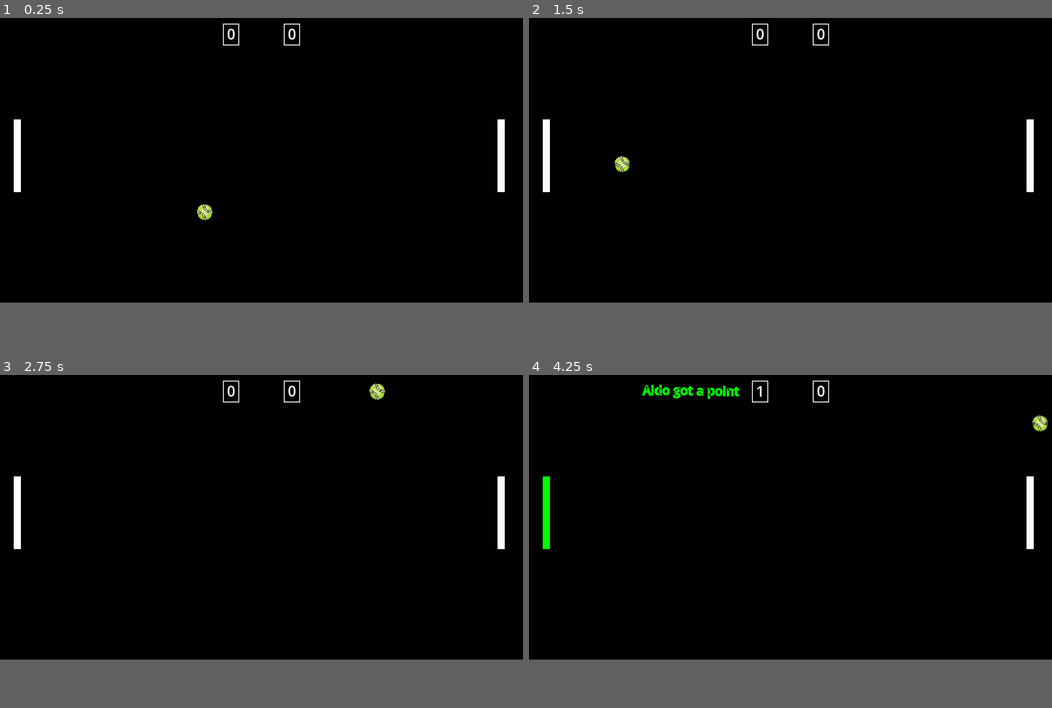
Above: before the commit, frames 1-4 (two rows, left to right).
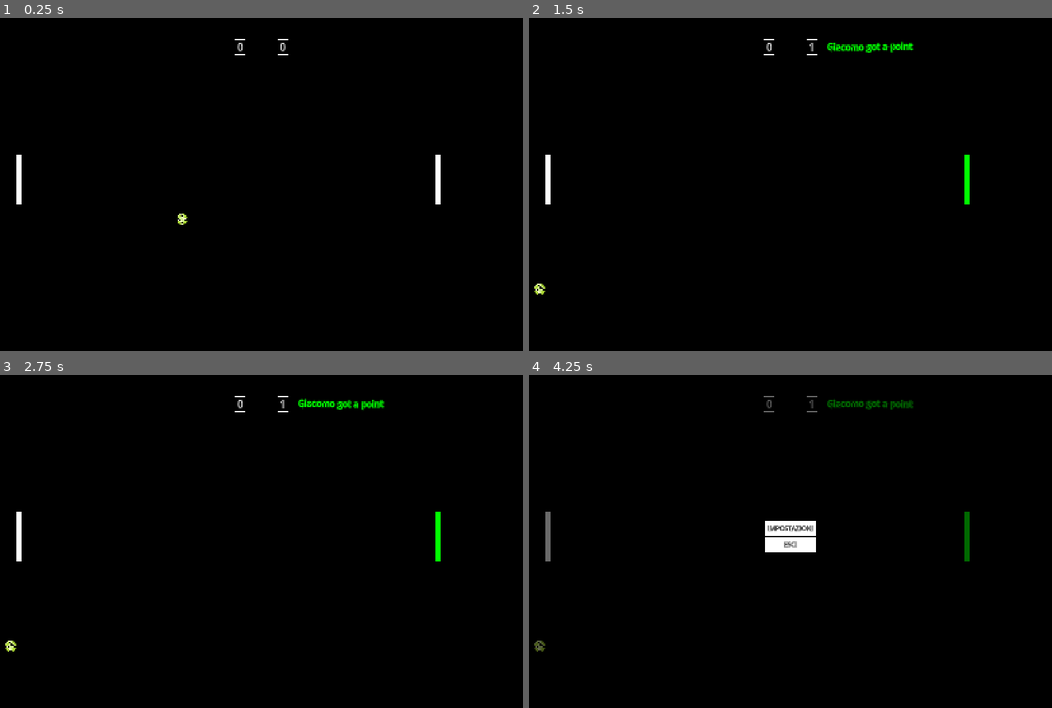
Above: after the commit, the same moments.

Repository: federicocangiotti/pong
Game: Godot game, scene res://src/scenes/gameplay/gameplay.tscn
The game is run twice, just before and just after one commit, with the same random seed, the same clock (stepped at 60 frames per second) and the same inputs. Before the commit the project starts from res://src/scenes/main.tscn.
Inputs:
- Up to frame 1 (0.25 s): no input
- Up to frame 2 (1.5 s): no input
- Up to frame 3 (2.75 s): no input
- Up to frame 4 (4.25 s): tap Escape (MENU, bound only after the commit) at 4.15 s
In our replay, the window is 800x450 before the commit and 800x524 after it. These sizes can differ from the game's own. Grey fills any space a smaller window leaves; there, only what the larger window draws over its background counts as a difference.

The runs differ from the first frame. In frame 1, 1.1% of the frame differs, in the area x 2-97%, y 1-63%; in frame 2, 1.4%; in frame 3, 1.5%; in frame 4, 2.8%, in the area x 1-100%, y 1-84%.

Commit message:
feat: position walls automatically

Diff:
--- a/project.godot
+++ b/project.godot
@@ -22,10 +22,13 @@
 [autoload]
 
 GameManager="*res://src/autoloads/GameManager.gd"
+UIManager="*uid://cfhvqjck14c54"
 
 [display]
 
-window/stretch/mode="viewport"
+window/size/viewport_width=1650
+window/size/viewport_height=1080
+window/stretch/mode="canvas_items"
 window/stretch/aspect="expand"
 
 [dotnet]
@@ -58,6 +61,11 @@
 "events": [Object(InputEventKey,"resource_local_to_scene":false,"resource_name":"","device":-1,"window_id":0,"alt_press …(195 unchanged characters)…
 ]
 }
+MENU={
+"deadzone": 0.2,
+"events": [Object(InputEventKey,"resource_local_to_scene":false,"resource_name":"","device":-1,"window_id":0,"alt_pressed":false,"shift_pressed":false,"ctrl_pressed":false,"meta_pressed":false,"pressed":false,"keycode":0,"physical_keycode":4194305,"key_label":0,"unicode":0,"location":0,"echo":false,"script":null)
+]
+}
 
 [rendering]
 
--- /dev/null
+++ b/src/autoloads/UIManager.gd
@@ -0,0 +1,18 @@
+extends Node
+
+# Dependency injection
+var ui_menu: CanvasLayer = null
+
+
+func _ready():
+	process_mode = Node.PROCESS_MODE_ALWAYS
+
+
+func _input(event):
+	if event.is_action_pressed("MENU"):
+		toggle_pause()
+
+
+func toggle_pause():
+	get_tree().paused = !get_tree().paused
+	ui_menu.visible = !ui_menu.visible
--- a/src/components/player.tscn
+++ b/src/components/player.tscn
@@ -12,6 +12,8 @@
 [node name="CollisionShape2D" type="CollisionShape2D" parent="." unique_id=330649384]
 position = Vector2(8, 0)
 shape = SubResource("RectangleShape2D_vueo4")
+one_way_collision = true
+one_way_collision_direction = Vector2(-1, 0)
 metadata/_edit_lock_ = true
 
 [node name="ColorRect" type="ColorRect" parent="." unique_id=1014186332]
--- /dev/null
+++ b/src/scenes/gameplay/gameplay.gd
@@ -0,0 +1,39 @@
+extends Node2D
+
+@export var wall_thickness: float = 32.0
+
+# Static bodies for the walls and score spots
+@export var top_wall: StaticBody2D
+@export var bottom_wall: StaticBody2D
+@export var score_spot_left: StaticBody2D
+@export var score_spot_right: StaticBody2D
+
+# Shape2D children of the wall and score spot static bodies
+@onready var top_wall_shape := top_wall.get_child(0)
+@onready var bottom_wall_shape := bottom_wall.get_child(0)
+@onready var score_spot_left_shape := score_spot_left.get_child(0)
+@onready var score_spot_right_shape := score_spot_right.get_child(0)
+
+
+func _ready() -> void:
+	get_viewport().size_changed.connect(_position_and_extend_walls)
+
+	await get_tree().process_frame
+	_position_and_extend_walls()
+
+
+func _position_and_extend_walls() -> void:
+	print("ciao")
+	var viewport_size := get_viewport_rect().size
+
+	top_wall.position = Vector2(viewport_size.x / 2.0, 0.0)
+	top_wall_shape.shape.size = Vector2(viewport_size.x, wall_thickness)
+
+	bottom_wall.position = Vector2(viewport_size.x / 2.0, viewport_size.y)
+	bottom_wall_shape.shape.size = Vector2(viewport_size.x, wall_thickness)
+
+	score_spot_left.position = Vector2(0.0, viewport_size.y / 2.0)
+	score_spot_left_shape.shape.size = Vector2(wall_thickness, viewport_size.y)
+
+	score_spot_right.position = Vector2(viewport_size.x, viewport_size.y / 2.0)
+	score_spot_right_shape.shape.size = Vector2(wall_thickness, viewport_size.y)
--- /dev/null
+++ b/src/scenes/gameplay/gameplay.tscn
@@ -0,0 +1,149 @@
+[gd_scene format=3 uid="uid://b2qy7u6qfl60s"]
+
+[ext_resource type="Script" uid="uid://ccsctak0x1gox" path="res://src/scenes/gameplay/ui_gameplay.gd" id="1_ftmnj"]
+[ext_resource type="Script" uid="uid://ceqwq4wlyol3x" path="res://src/scenes/gameplay/gameplay.gd" id="2_lyj6l"]
+[ext_resource type="PackedScene" uid="uid://dyxulpad0111p" path="res://src/components/Ball/ball.tscn" id="2_wh5i1"]
+[ext_resource type="PackedScene" uid="uid://tx75anguril8" path="res://src/components/player.tscn" id="3_lyj6l"]
+[ext_resource type="StyleBox" uid="uid://c26i3d48sc8x4" path="res://src/ui/panel_score.tres" id="4_wt0vg"]
+[ext_resource type="PackedScene" uid="uid://ci3enty35rui8" path="res://src/scenes/menu/menu.tscn" id="5_gyxn1"]
+
+[sub_resource type="RectangleShape2D" id="RectangleShape2D_sugp2"]
+size = Vector2(3000, 32)
+
+[sub_resource type="RectangleShape2D" id="RectangleShape2D_lyj6l"]
+size = Vector2(3000, 32)
+
+[sub_resource type="RectangleShape2D" id="RectangleShape2D_wh5i1"]
+size = Vector2(3000, 32)
+
+[sub_resource type="RectangleShape2D" id="RectangleShape2D_jyhfs"]
+size = Vector2(3000, 32)
+
+[node name="Main" type="Node2D" unique_id=2069687470 node_paths=PackedStringArray("player1_data", "player2_data", "score_message_player1", "score_message_player2", "score_panel_player1", "score_panel_player2")]
+script = ExtResource("1_ftmnj")
+player1_data = NodePath("Game/Player1")
+player2_data = NodePath("Game/Player2")
+score_message_player1 = NodePath("GameplayUI/HBoxContainer/Player1ScoreMessage")
+score_message_player2 = NodePath("GameplayUI/HBoxContainer/Player2ScoreMessage")
+score_panel_player1 = NodePath("GameplayUI/HBoxContainer/PlayerScores/PanelPlayer1/MarginContainer/Player1")
+score_panel_player2 = NodePath("GameplayUI/HBoxContainer/PlayerScores/PanelPlayer2/MarginContainer/Player2")
+
+[node name="Game" type="Node2D" parent="." unique_id=1115668315 node_paths=PackedStringArray("top_wall", "bottom_wall", "score_spot_left", "score_spot_right")]
+script = ExtResource("2_lyj6l")
+top_wall = NodePath("TopWall")
+bottom_wall = NodePath("BottomWall")
+score_spot_left = NodePath("ScoreSpotLeft")
+score_spot_right = NodePath("ScoreSpotRight")
+
+[node name="Camera2D" type="Camera2D" parent="Game" unique_id=588531898]
+anchor_mode = 0
+enabled = false
+metadata/_edit_lock_ = true
+
+[node name="Ball" parent="Game" unique_id=939695348 instance=ExtResource("2_wh5i1")]
+position = Vector2(700, 540)
+
+[node name="TopWall" type="StaticBody2D" parent="Game" unique_id=193173217]
+
+[node name="TopWall" type="CollisionShape2D" parent="Game/TopWall" unique_id=1384086103]
+shape = SubResource("RectangleShape2D_sugp2")
+
+[node name="BottomWall" type="StaticBody2D" parent="Game" unique_id=1942330640]
+
+[node name="BottomWall" type="CollisionShape2D" parent="Game/BottomWall" unique_id=1361139818]
+shape = SubResource("RectangleShape2D_lyj6l")
+
+[node name="ScoreSpotLeft" type="StaticBody2D" parent="Game" unique_id=1919330134]
+
+[node name="ScoreSpotLeft" type="CollisionShape2D" parent="Game/ScoreSpotLeft" unique_id=1931256614]
+shape = SubResource("RectangleShape2D_wh5i1")
+
+[node name="ScoreSpotRight" type="StaticBody2D" parent="Game" unique_id=631772683]
+
+[node name="ScoreSpotRight" type="CollisionShape2D" parent="Game/ScoreSpotRight" unique_id=734557574]
+shape = SubResource("RectangleShape2D_jyhfs")
+
+[node name="Player1" parent="Game" unique_id=769714329 instance=ExtResource("3_lyj6l")]
+position = Vector2(50, 540)
+player_id = 1
+
+[node name="Player2" parent="Game" unique_id=2052927503 instance=ExtResource("3_lyj6l")]
+position = Vector2(1390, 540)
+rotation = 3.1415927
+player_id = 2
+player_name = "Giacomo"
+SPEED = 1000
+
+[node name="GameplayUI" type="CanvasLayer" parent="." unique_id=2070786339]
+
+[node name="HBoxContainer" type="HBoxContainer" parent="GameplayUI" unique_id=1415578574]
+anchors_preset = 5
+anchor_left = 0.5
+anchor_right = 0.5
+offset_left = -464.0
+offset_top = 100.0
+offset_right = 464.0
+offset_bottom = 146.0
+grow_horizontal = 2
+theme_override_constants/separation = 30
+alignment = 1
+
+[node name="Player1ScoreMessage" type="RichTextLabel" parent="GameplayUI/HBoxContainer" unique_id=442057811]
+custom_minimum_size = Vector2(350, 0)
+clip_contents = false
+layout_mode = 2
+theme_override_font_sizes/bold_font_size = 26
+bbcode_enabled = true
+horizontal_alignment = 2
+vertical_alignment = 1
+
+[node name="PlayerScores" type="HBoxContainer" parent="GameplayUI/HBoxContainer" unique_id=1149372597]
+layout_mode = 2
+theme_override_constants/separation = 100
+alignment = 1
+
+[node name="PanelPlayer1" type="PanelContainer" parent="GameplayUI/HBoxContainer/PlayerScores" unique_id=416882917]
+layout_mode = 2
+theme_override_styles/panel = ExtResource("4_wt0vg")
+
+[node name="MarginContainer" type="MarginContainer" parent="GameplayUI/HBoxContainer/PlayerScores/PanelPlayer1" unique_id=814048519]
+layout_mode = 2
+theme_override_constants/margin_left = 6
+theme_override_constants/margin_right = 6
+
+[node name="Player1" type="Label" parent="GameplayUI/HBoxContainer/PlayerScores/PanelPlayer1/MarginContainer" unique_id=1176219109]
+layout_mode = 2
+theme_override_font_sizes/font_size = 30
+text = "0"
+horizontal_alignment = 1
+vertical_alignment = 1
+
+[node name="PanelPlayer2" type="PanelContainer" parent="GameplayUI/HBoxContainer/PlayerScores" unique_id=1713219772]
+layout_mode = 2
+theme_override_styles/panel = ExtResource("4_wt0vg")
+
+[node name="MarginContainer" type="MarginContainer" parent="GameplayUI/HBoxContainer/PlayerScores/PanelPlayer2" unique_id=524181838]
+layout_mode = 2
+theme_override_constants/margin_left = 6
+theme_override_constants/margin_right = 6
+
+[node name="Player2" type="Label" parent="GameplayUI/HBoxContainer/PlayerScores/PanelPlayer2/MarginContainer" unique_id=1309344990]
+layout_mode = 2
+theme_override_font_sizes/font_size = 30
+text = "0"
+horizontal_alignment = 1
+vertical_alignment = 1
+
+[node name="Player2ScoreMessage" type="RichTextLabel" parent="GameplayUI/HBoxContainer" unique_id=2032111487]
+custom_minimum_size = Vector2(350, 0)
+clip_contents = false
+layout_mode = 2
+theme_override_font_sizes/bold_font_size = 26
+bbcode_enabled = true
+vertical_alignment = 1
+
+[node name="Menu" parent="." unique_id=640436173 instance=ExtResource("5_gyxn1")]
+visible = false
+
+[connection signal="goal" from="Game/Ball" to="Game" method="_on_ball_goal"]
+[connection signal="goal" from="Game/Ball" to="GameplayUI/HBoxContainer/PlayerScores" method="_on_ball_goal"]
--- a/src/scenes/main.tscn
+++ /dev/null
@@ -1,134 +0,0 @@
-[gd_scene format=3 uid="uid://b2qy7u6qfl60s"]
-
-[ext_resource type="PackedScene" uid="uid://tx75anguril8" path="res://src/components/player.tscn" id="1_o5qli"]
-[ext_resource type="PackedScene" uid="uid://dyxulpad0111p" path="res://src/components/Ball/ball.tscn" id="3_sugp2"]
-[ext_resource type="StyleBox" uid="uid://c26i3d48sc8x4" path="res://src/ui/panel_score.tres" id="4_5dlwx"]
-[ext_resource type="Script" uid="uid://ccsctak0x1gox" path="res://src/scripts/ui.gd" id="5_tbgi4"]
-
-[sub_resource type="RectangleShape2D" id="RectangleShape2D_sugp2"]
-size = Vector2(1152, 16)
-
-[sub_resource type="RectangleShape2D" id="RectangleShape2D_jyhfs"]
-size = Vector2(16, 632)
-
-[node name="Main" type="Node2D" unique_id=2069687470 node_paths=PackedStringArray("player1_data", "player2_data", "score_message_player1", "score_message_player2", "score_panel_player1", "score_panel_player2")]
-script = ExtResource("5_tbgi4")
-player1_data = NodePath("Game/Player1")
-player2_data = NodePath("Game/Player2")
-score_message_player1 = NodePath("UI/HBoxContainer/Player1ScoreMessage")
-score_message_player2 = NodePath("UI/HBoxContainer/Player2ScoreMessage")
-score_panel_player1 = NodePath("UI/HBoxContainer/PlayerScores/PanelPlayer1/MarginContainer/Player1")
-score_panel_player2 = NodePath("UI/HBoxContainer/PlayerScores/PanelPlayer2/MarginContainer/Player2")
-
-[node name="Game" type="Node2D" parent="." unique_id=1115668315]
-
-[node name="Camera2D" type="Camera2D" parent="Game" unique_id=588531898]
-position = Vector2(576, 324)
-metadata/_edit_lock_ = true
-
-[node name="Ball" parent="Game" unique_id=939695348 instance=ExtResource("3_sugp2")]
-position = Vector2(576, 324)
-
-[node name="Walls" type="StaticBody2D" parent="Game" unique_id=193173217]
-
-[node name="TopWall" type="CollisionShape2D" parent="Game/Walls" unique_id=1384086103]
-position = Vector2(576, 0)
-shape = SubResource("RectangleShape2D_sugp2")
-
-[node name="BottomWall" type="CollisionShape2D" parent="Game/Walls" unique_id=1534495158]
-position = Vector2(576, 648)
-shape = SubResource("RectangleShape2D_sugp2")
-
-[node name="ScoreSpotLeft" type="StaticBody2D" parent="Game" unique_id=1919330134]
-
-[node name="ScoreSpotLeft" type="CollisionShape2D" parent="Game/ScoreSpotLeft" unique_id=1931256614]
-position = Vector2(0, 324)
-shape = SubResource("RectangleShape2D_jyhfs")
-
-[node name="ScoreSpotRight" type="StaticBody2D" parent="Game" unique_id=631772683]
-
-[node name="ScoreSpotRight" type="CollisionShape2D" parent="Game/ScoreSpotRight" unique_id=734557574]
-position = Vector2(1152, 324)
-shape = SubResource("RectangleShape2D_jyhfs")
-
-[node name="Player1" parent="Game" unique_id=769714329 instance=ExtResource("1_o5qli")]
-position = Vector2(30, 325)
-player_id = 1
-
-[node name="Player2" parent="Game" unique_id=2052927503 instance=ExtResource("1_o5qli")]
-position = Vector2(1112, 325)
-rotation = 3.1415927
-player_id = 2
-player_name = "Giacomo"
-SPEED = 1000
-
-[node name="UI" type="CanvasLayer" parent="." unique_id=2070786339]
-
-[node name="HBoxContainer" type="HBoxContainer" parent="UI" unique_id=1415578574]
-anchors_preset = 5
-anchor_left = 0.5
-anchor_right = 0.5
-offset_left = -364.0
-offset_top = 35.0
-offset_right = 364.0
-offset_bottom = 81.0
-grow_horizontal = 2
-theme_override_constants/separation = 30
-alignment = 1
-
-[node name="Player1ScoreMessage" type="RichTextLabel" parent="UI/HBoxContainer" unique_id=442057811]
-custom_minimum_size = Vector2(350, 0)
-clip_contents = false
-layout_mode = 2
-theme_override_font_sizes/bold_font_size = 26
-bbcode_enabled = true
-horizontal_alignment = 2
-vertical_alignment = 1
-
-[node name="PlayerScores" type="HBoxContainer" parent="UI/HBoxContainer" unique_id=1149372597]
-layout_mode = 2
-theme_override_constants/separation = 100
-alignment = 1
-
-[node name="PanelPlayer1" type="PanelContainer" parent="UI/HBoxContainer/PlayerScores" unique_id=416882917]
-layout_mode = 2
-theme_override_styles/panel = ExtResource("4_5dlwx")
-
-[node name="MarginContainer" type="MarginContainer" parent="UI/HBoxContainer/PlayerScores/PanelPlayer1" unique_id=814048519]
-layout_mode = 2
-theme_override_constants/margin_left = 6
-theme_override_constants/margin_right = 6
-
-[node name="Player1" type="Label" parent="UI/HBoxContainer/PlayerScores/PanelPlayer1/MarginContainer" unique_id=1176219109]
-layout_mode = 2
-theme_override_font_sizes/font_size = 30
-text = "0"
-horizontal_alignment = 1
-vertical_alignment = 1
-
-[node name="PanelPlayer2" type="PanelContainer" parent="UI/HBoxContainer/PlayerScores" unique_id=1713219772]
-layout_mode = 2
-theme_override_styles/panel = ExtResource("4_5dlwx")
-
-[node name="MarginContainer" type="MarginContainer" parent="UI/HBoxContainer/PlayerScores/PanelPlayer2" unique_id=524181838]
-layout_mode = 2
-theme_override_constants/margin_left = 6
-theme_override_constants/margin_right = 6
-
-[node name="Player2" type="Label" parent="UI/HBoxContainer/PlayerScores/PanelPlayer2/MarginContainer" unique_id=1309344990]
-layout_mode = 2
-theme_override_font_sizes/font_size = 30
-text = "0"
-horizontal_alignment = 1
-vertical_alignment = 1
-
-[node name="Player2ScoreMessage" type="RichTextLabel" parent="UI/HBoxContainer" unique_id=2032111487]
-custom_minimum_size = Vector2(350, 0)
-clip_contents = false
-layout_mode = 2
-theme_override_font_sizes/bold_font_size = 26
-bbcode_enabled = true
-vertical_alignment = 1
-
-[connection signal="goal" from="Game/Ball" to="Game" method="_on_ball_goal"]
-[connection signal="goal" from="Game/Ball" to="UI/HBoxContainer/PlayerScores" method="_on_ball_goal"]
--- /dev/null
+++ b/src/scenes/menu/menu.gd
@@ -0,0 +1,10 @@
+extends CanvasLayer
+
+func _ready():
+	# Register itself on UIManager for pause handling
+	UIManager.ui_menu = self
+	visible = false
+
+
+func _on_exit_pressed() -> void:
+	get_tree().quit()
--- /dev/null
+++ b/src/scenes/menu/menu.tscn
@@ -0,0 +1,44 @@
+[gd_scene format=3 uid="uid://ci3enty35rui8"]
+
+[ext_resource type="Script" uid="uid://b8q7b7nr17gxf" path="res://src/scenes/menu/menu.gd" id="1_ggvli"]
+[ext_resource type="StyleBox" uid="uid://5qkkwblan8mm" path="res://src/ui/menu_background.tres" id="2_6a6cu"]
+[ext_resource type="StyleBox" uid="uid://dad74bvdaaiu1" path="res://src/ui/button.tres" id="3_5mdiq"]
+
+[node name="Menu" type="CanvasLayer" unique_id=640436173]
+process_mode = 3
+script = ExtResource("1_ggvli")
+
+[node name="Panel" type="Panel" parent="." unique_id=2054851003]
+anchors_preset = 15
+anchor_right = 1.0
+anchor_bottom = 1.0
+grow_horizontal = 2
+grow_vertical = 2
+theme_override_styles/panel = ExtResource("2_6a6cu")
+
+[node name="CenterContainer" type="CenterContainer" parent="." unique_id=934500487]
+anchors_preset = 15
+anchor_right = 1.0
+anchor_bottom = 1.0
+grow_horizontal = 2
+grow_vertical = 2
+
+[node name="VBoxContainer" type="VBoxContainer" parent="CenterContainer" unique_id=1298909134]
+layout_mode = 2
+theme_override_constants/separation = 8
+
+[node name="Settings" type="Button" parent="CenterContainer/VBoxContainer" unique_id=1121243459]
+layout_mode = 2
+theme_override_colors/font_color = Color(0, 0, 0, 1)
+theme_override_font_sizes/font_size = 20
+theme_override_styles/normal = ExtResource("3_5mdiq")
+text = "IMPOSTAZIONI"
+
+[node name="Exit" type="Button" parent="CenterContainer/VBoxContainer" unique_id=212509632]
+layout_mode = 2
+theme_override_colors/font_color = Color(0, 0, 0, 1)
+theme_override_font_sizes/font_size = 20
+theme_override_styles/normal = ExtResource("3_5mdiq")
+text = "ESCI"
+
+[connection signal="pressed" from="CenterContainer/VBoxContainer/Exit" to="." method="_on_exit_pressed"]
--- /dev/null
+++ b/src/ui/button.tres
@@ -0,0 +1,8 @@
+[gd_resource type="StyleBoxFlat" format=3 uid="uid://dad74bvdaaiu1"]
+
+[resource]
+content_margin_left = 8.0
+content_margin_top = 8.0
+content_margin_right = 8.0
+content_margin_bottom = 8.0
+bg_color = Color(1, 1, 1, 1)
--- /dev/null
+++ b/src/ui/menu_background.tres
@@ -0,0 +1,4 @@
+[gd_resource type="StyleBoxFlat" format=3 uid="uid://5qkkwblan8mm"]
+
+[resource]
+bg_color = Color(0, 0, 0, 0.5882353)
Not shown, added: src/autoloads/UIManager.gd.uid
Not shown, added: src/scenes/gameplay/gameplay.gd.uid
Renamed: src/scripts/ui.gd -> src/scenes/gameplay/ui_gameplay.gd
Renamed: src/scripts/ui.gd.uid -> src/scenes/gameplay/ui_gameplay.gd.uid
Not shown, added: src/scenes/menu/menu.gd.uid
